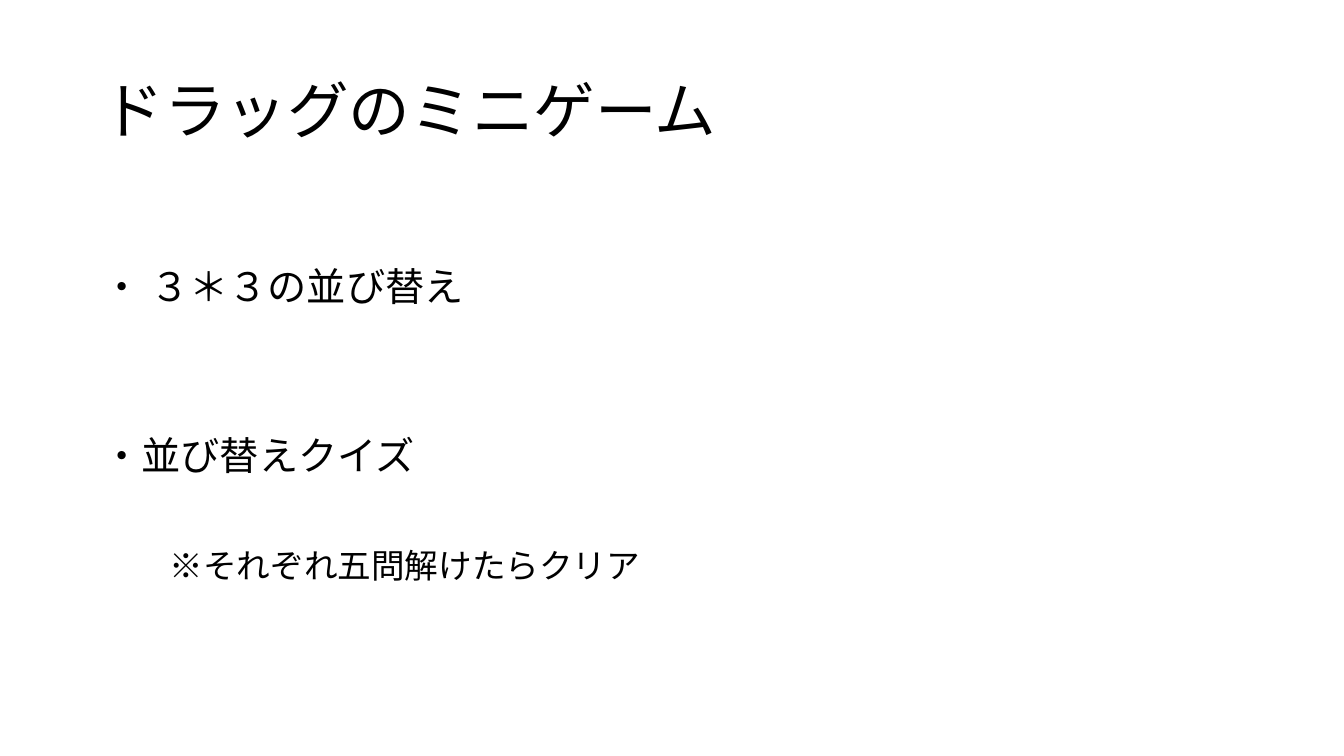
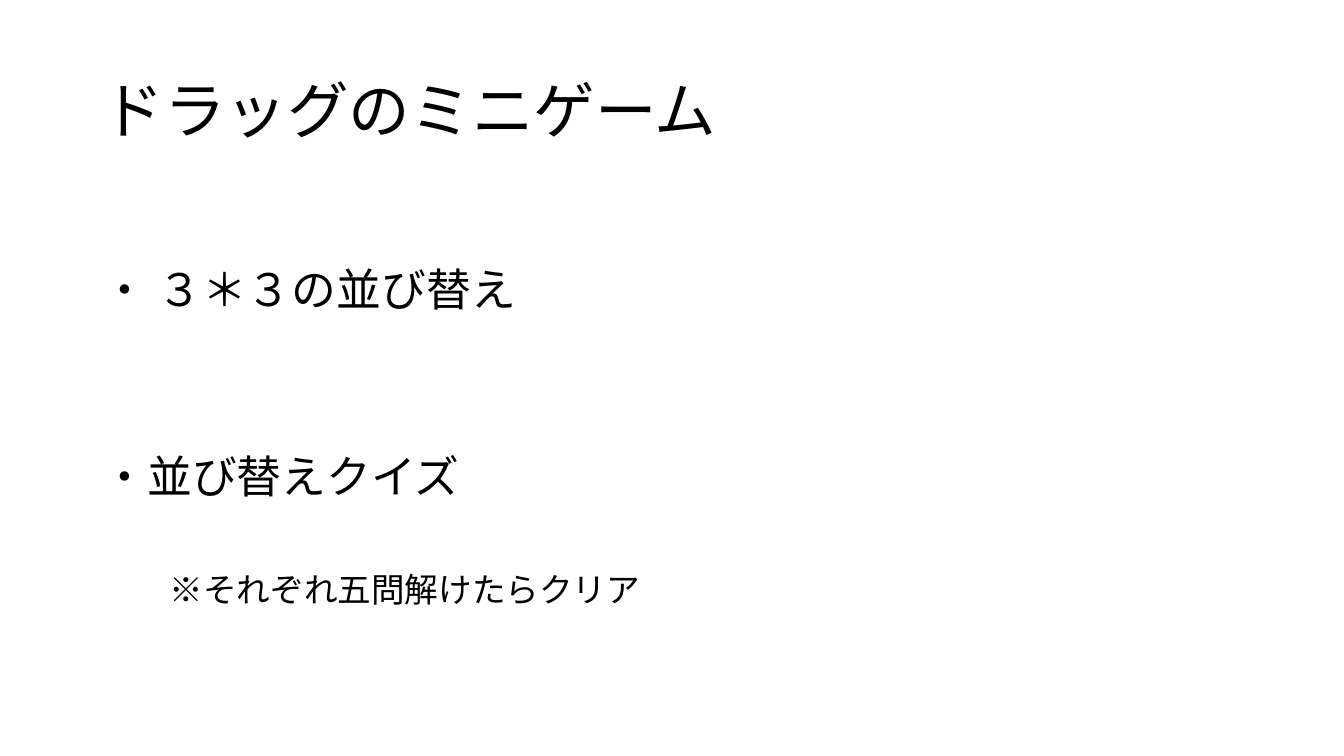
Before and after one commit to JJC-Game/2023_9gatsu_TeamProject03, a slide deck: slide 22 of Etc/企画書/企画書.pptx. Drawn at 1344x756 pixels with LibreOffice and Linux fonts; fonts in the diff are those of the drawing. Boxes give left, top, right and bottom in pixels: in the first picture for what was removed or moved away, otherwise in the second. Text is boxed around its words. In the diff, an @@ line names an element or a change of style, - is before the commit and + after.

```diff
--- a/Etc/企画書/企画書.pptx
+++ b/Etc/企画書/企画書.pptx
@@ text at (102, 268, 516, 497): size 28 to 32 pt in "・ ３＊３の並び替え", "・並び替えクイズ" @@
```
Also in this commit, not shown: 5 other slides changed.
